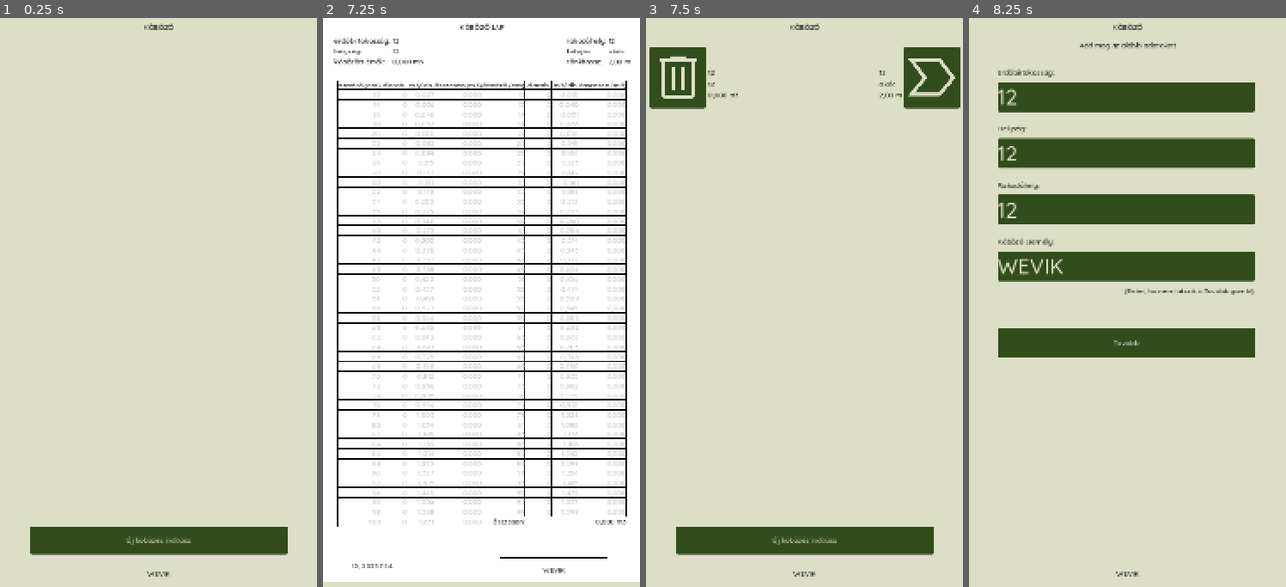
Above: before the commit, frames 1-4 (left to right).
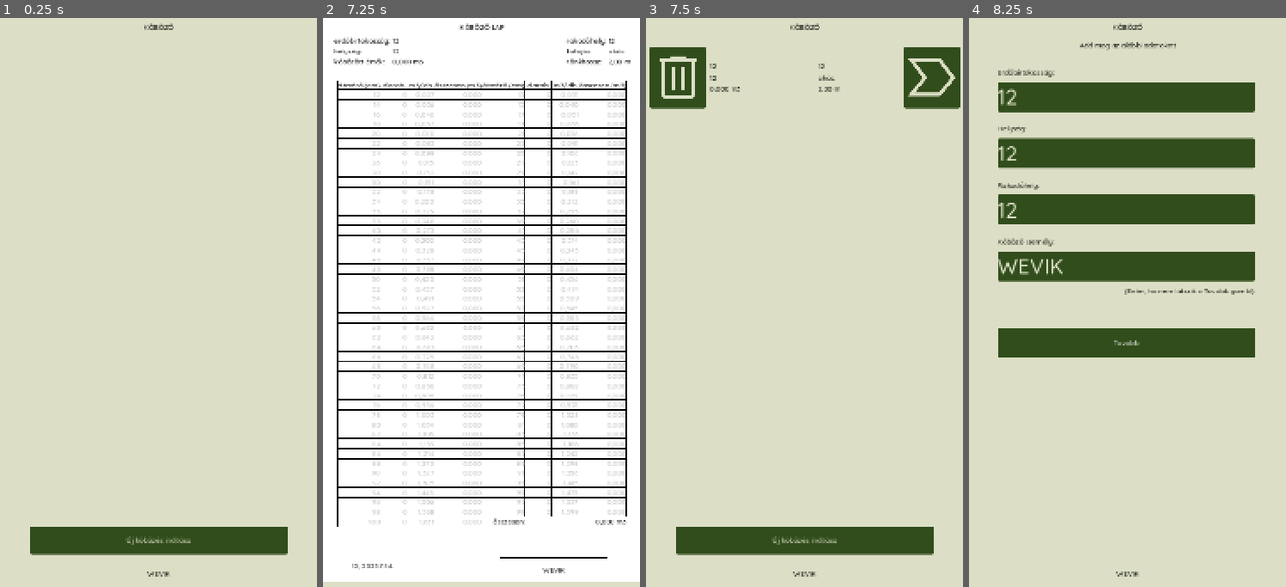
Above: after the commit, the same moments.

Repository: rolika/kob_g
Game: Godot game, scene res://main.tscn
Same seed, same stepped clock (60 frames per second), same inputs: the game is played once before the commit and once after it.
Inputs (mouse positions are in pixels of both pictures, inside the frame that each line leads up to):
- Up to frame 1 (0.25 s): no input
- Up to frame 2 (7.25 s): click "Új köbözés indítása" at 0.5 s; click (478, 97) at 1.27 s; type "12" at 1.35 s; click (478, 154) at 1.5 s; type "12" at 1.58 s; click (478, 211) at 1.73 s; type "12" at 1.82 s; click (478, 268) at 2.02 s; type "WEVIK" at 2.1 s; click "Tovább" at 2.75 s; click "akác" at 3.5 s; click "2,00 m" at 4.25 s; click (611, 114) at 5.02 s; click (351, 114) at 5.75 s; click "Kész!" at 6.5 s
- Up to frame 3 (7.5 s): click "WEVIK" at 7.25 s
- Up to frame 4 (8.25 s): click (1254, 74) at 8 s

Frames 1-2 are identical in both runs. In frame 3, 0.3% of the frame differs, in the area x 19-81%, y 8-15%; in frame 4, nothing differs.

Commit message:
recreate restore cards

Diff:
--- a/scenes/pile_card.tscn
+++ b/scenes/pile_card.tscn
@@ -3,28 +3,29 @@
 [ext_resource type="Script" uid="uid://d0y1lwxa0sxg6" path="res://scripts/pile_card.gd" id="1_2mn5y"]
 
 [node name="PileCard" type="Control"]
-custom_minimum_size = Vector2(440, 0)
 layout_mode = 3
-anchors_preset = 0
-offset_right = 440.0
-offset_bottom = 128.0
+offset_top = -32.76
+offset_bottom = -32.76
+size_flags_horizontal = 0
 script = ExtResource("1_2mn5y")
 
 [node name="GridContainer" type="GridContainer" parent="."]
-custom_minimum_size = Vector2(440, 90)
-layout_mode = 0
-offset_top = 30.0
-offset_right = 440.0
-offset_bottom = 120.0
+layout_mode = 1
+anchors_preset = 4
+anchor_top = 0.5
+anchor_bottom = 0.5
+offset_top = -36.0
+offset_right = 302.0
+offset_bottom = 36.0
+grow_vertical = 2
 theme_override_constants/h_separation = 6
 theme_override_constants/v_separation = 6
 columns = 2
 
 [node name="CompanyLabel" type="Label" parent="GridContainer"]
-custom_minimum_size = Vector2(280, 0)
+custom_minimum_size = Vector2(240, 0)
 layout_mode = 2
-size_flags_horizontal = 3
-size_flags_vertical = 3
+size_flags_vertical = 1
 theme_override_colors/font_color = Color(0, 0, 0, 1)
 text = "Nyirma és Hegyipusztai Ebt."
 vertical_alignment = 2
@@ -32,7 +33,7 @@
 
 [node name="CityLabel" type="Label" parent="GridContainer"]
 layout_mode = 2
-size_flags_vertical = 3
+size_flags_vertical = 1
 theme_override_colors/font_color = Color(0, 0, 0, 1)
 text = "Herend"
 vertical_alignment = 2
--- a/scenes/restore_control.tscn
+++ b/scenes/restore_control.tscn
@@ -19,6 +19,8 @@
 offset_left = 8.0
 offset_right = 712.0
 offset_bottom = 140.0
+theme_override_constants/separation = 8
+alignment = 1
 
 [node name="RemoveButton" type="Button" parent="HBoxContainer"]
 custom_minimum_size = Vector2(128, 128)
@@ -29,6 +31,7 @@
 
 [node name="PileCard" parent="HBoxContainer" instance=ExtResource("3_2vduq")]
 layout_mode = 2
+size_flags_horizontal = 3
 
 [node name="ContinueButton" type="Button" parent="HBoxContainer"]
 custom_minimum_size = Vector2(128, 128)
